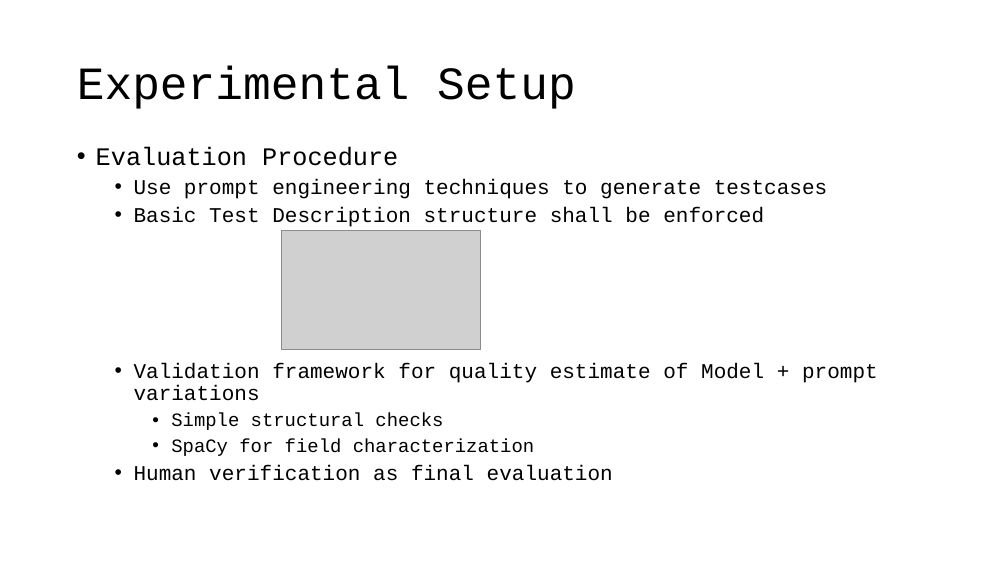
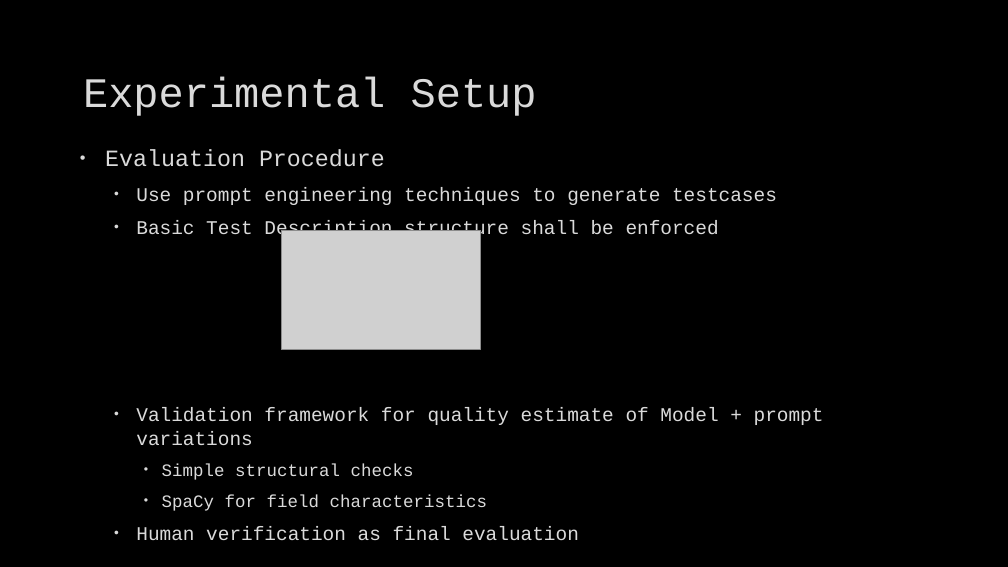
Before and after one commit to as-cal8/RBST-prompt-engineering, a slide deck: slide 4 of presentation/RBST_prompt-eng [Autosaved].pptx. Drawn at 1008x567 pixels with LibreOffice and Linux fonts; fonts in the diff are those of the drawing; grey boxes stand for pictures; background and template pictures are left out. Boxes give left, top, right and bottom in pixels: in the first picture for what was removed or moved away, otherwise in the second. Text is boxed around its words. In the diff, an @@ line names an element or a change of style, - is before the commit and + after.

```diff
--- a/presentation/RBST_prompt-eng [Autosaved].pptx
+++ b/presentation/RBST_prompt-eng [Autosaved].pptx
@@ background #FFFFFF to picture (left out) @@
@@ title "Experimental Setup": place and size @@
-title "Experimental Setup" at <box>77,67,576,109</box>
+title "Experimental Setup" at <box>83,76,537,116</box>
@@ title "Experimental Setup" at <box>83,76,537,116</box>: size 44 to 40 pt, text colour #000000 to #DADADA, letter outline none to #404040 0.75 pt; line spacing 0.9 to 1 @@
@@ text at <box>105,149,824,540</box>: size 24 to 22.2 pt in "Evaluation Procedure"; text colour #000000 to #DADADA, letter outline none to #404040 0.75 pt in "Evaluation Procedure", "Use prompt engineering techniques to generate testcases", "Basic Test Description structure shall be enforced", "Validation framework for quality estimate of Model ..." and 2 more places; size 20 to 18.5 pt in "Use prompt engineering techniques to generate testcases", "Basic Test Description structure shall be enforced", "Validation framework for quality estimate of Model ...", "Human verification as final evaluation"; size 18 to 16.6 pt in "Simple structural checks"; indent changed; line spacing 0.9 to 1; more space between paragraphs @@
@@ text at <box>162,495,487,511</box>: text changed; size 18 to 16.6 pt; text colour #000000 to #DADADA @@
-    • SpaCy for field characterization
+    • SpaCy for field characteristics
```
Also in this commit, not shown: 10 other slides changed, 3 slides added, 2 slides removed, 2 other files.
